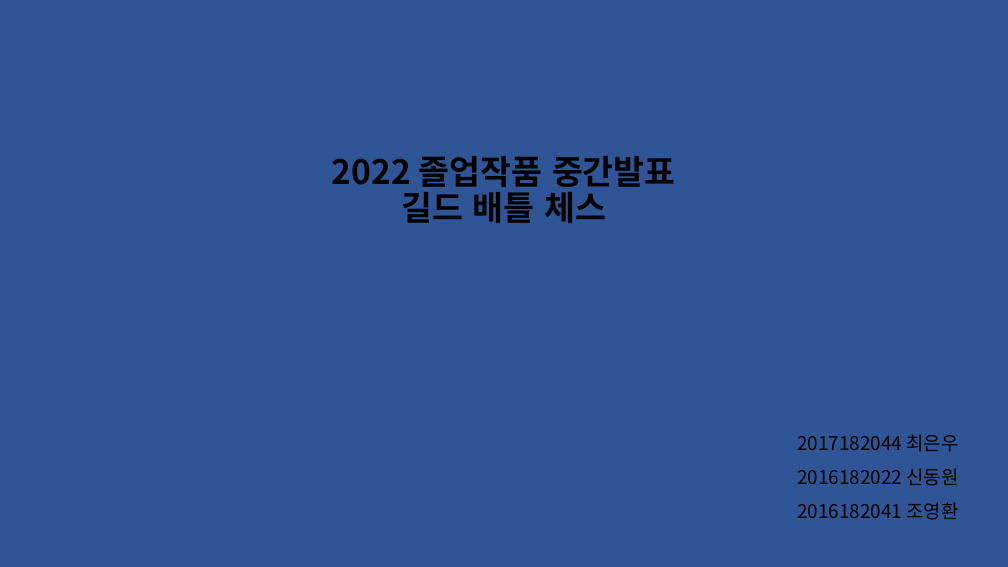
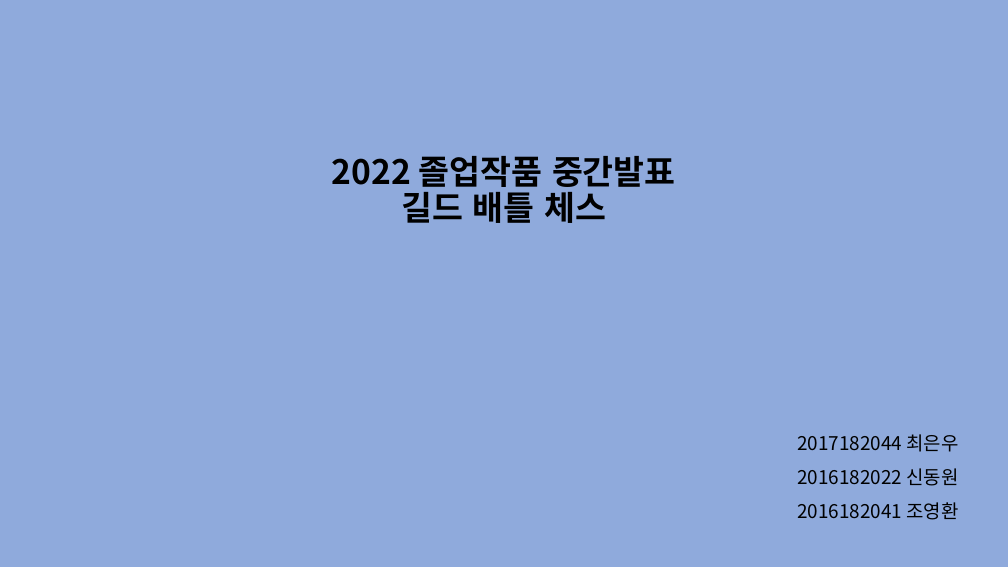
Before and after one commit to dmsdn16/kpu_projects, a slide deck: slide 1 of 2022 졸업작품 중간발표(은우 추가).pptx. Drawn at 1008x567 pixels with LibreOffice and Linux fonts; fonts in the diff are those of the drawing. Boxes give left, top, right and bottom in pixels: in the first picture for what was removed or moved away, otherwise in the second. Text is boxed around its words. In the diff, an @@ line names an element or a change of style, - is before the commit and + after.

```diff
--- a/2022 졸업작품 중간발표(은우 추가).pptx
+++ b/2022 졸업작품 중간발표(은우 추가).pptx
@@ background #2F5597 to #8FAADC @@
```
Also in this commit, not shown: 9 other slides changed, 3 slides added.
